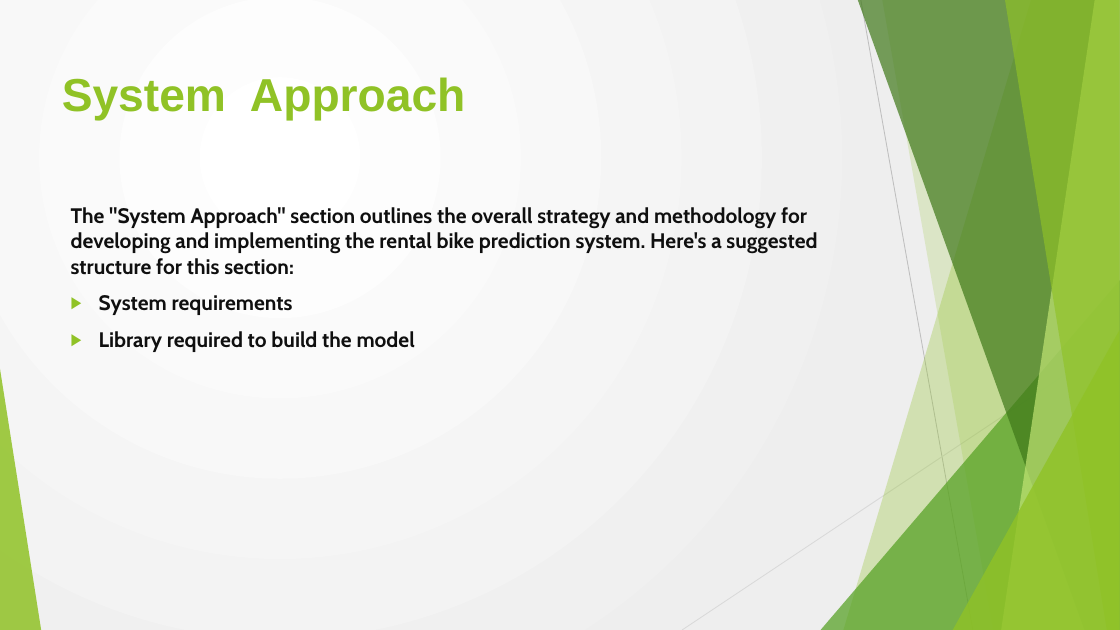
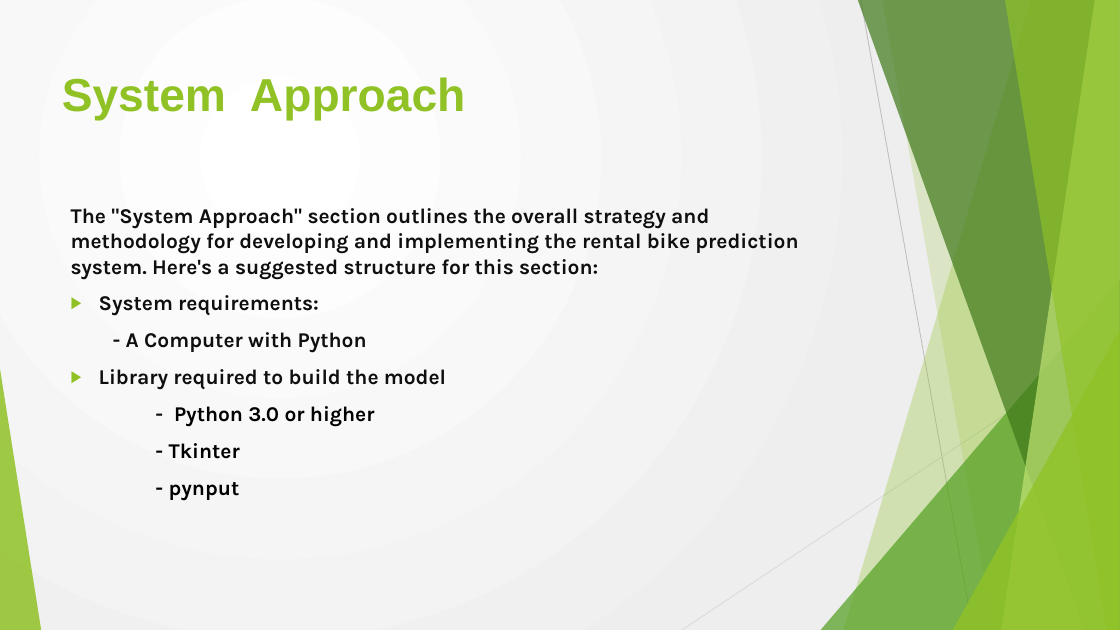
Before and after one commit to AHBRIJESH/Keylogger-NM, a slide deck: slide 5 of Project.pptx. Drawn at 1120x630 pixels with LibreOffice and Linux fonts; fonts in the diff are those of the drawing; background and template pictures are left out. Boxes give left, top, right and bottom in pixels: in the first picture for what was removed or moved away, otherwise in the second. Text is boxed around its words. In the diff, an @@ line names an element or a change of style, - is before the commit and + after.

Commit message:
Edit

```diff
--- a/Project.pptx
+++ b/Project.pptx
@@ text at (x1=71, y1=208, x2=798, y2=390): font Cabin to Karla in "The "System Approach" section outlines the overall ...", "Library required to build the model" @@
@@ text at (x1=99, y1=295, x2=367, y2=353): text changed; font Cabin to Karla @@
-▶ System requirements
+▶ System requirements:
+- A Computer with Python
@@ text at (x1=169, y1=406, x2=375, y2=501): paragraphs added @@
+- Python 3.0 or higher
+- Tkinter
+- pynput
```
Also in this commit, not shown: 7 other slides changed, 2 slides added, 2 slides removed.
